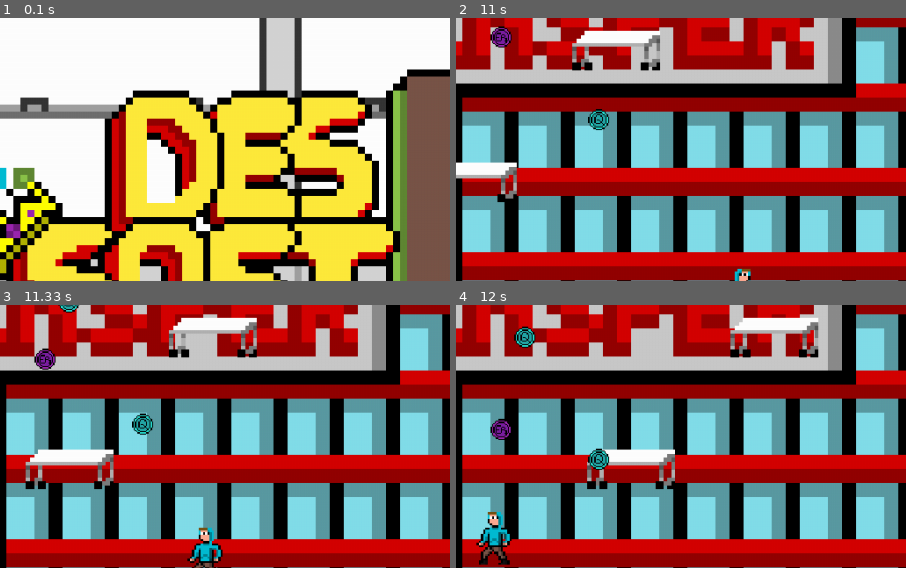
Above: before the commit, frames 1-4 (two rows, left to right).
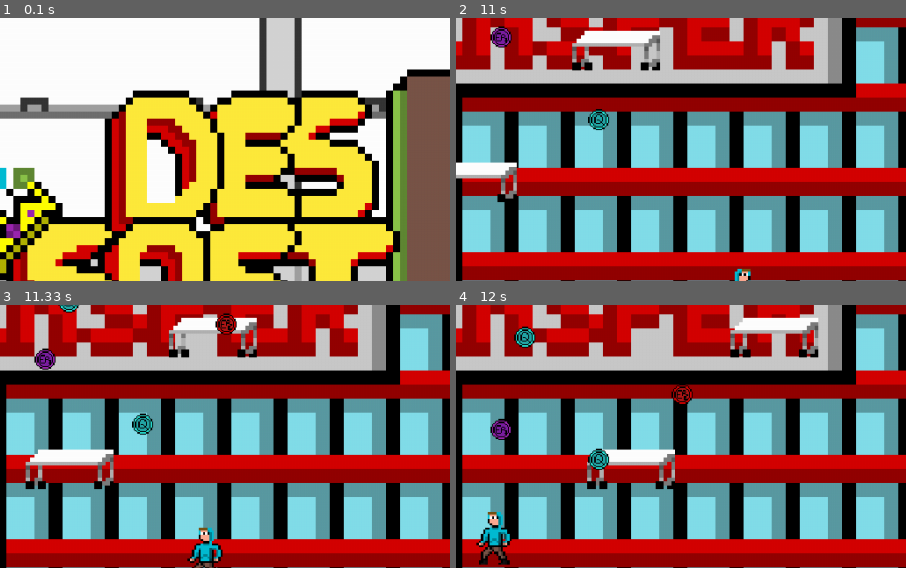
Above: after the commit, the same moments.

Repository: DeLucca990/Projeto_Final_Dsoft
Game: pygame game, started from jogo_pygame.py
The game is run twice, just before and just after one commit, with the same random seed, the same clock (stepped at 60 frames per second) and the same inputs.
Inputs:
- Up to frame 1 (0.1 s): no input
- Up to frame 2 (11 s): tap Space at 0.33, 0.77, 5.35, 5.65, 5.78, 6.08, 6.45, 6.75, 6.95, 7.25, 7.45, 7.75, 7.95, 8.25, 8.52, 8.82, 8.95, 9.25, 9.62, 9.92, 10.12, 10.42, 10.62, 10.92 s; tap 3 at 1.13 s; hold Right 3.6-4.68 s; hold Left 4.72-5.25 s; hold Left 5.28-5.68 s; hold Right 5.72-6.35 s; hold Left 6.38-6.85 s; hold Right 6.88-7.35 s; hold Right 7.38-7.85 s; hold Left 7.88-8.42 s; hold Left 8.45-8.85 s; hold Right 8.88-9.52 s; hold Left 9.55-10.02 s; hold Right 10.05-10.52 s; hold Right from 10.55 s (still down)
- Up to frame 3 (11.33 s): release Right at 11.02 s; hold Left from 11.05 s (still down); tap Space at 11.12 s
- Up to frame 4 (12 s): tap Space at 11.42, 11.68, 11.98 s; release Left at 11.58 s; hold Left from 11.62 s (still down)
The pictures show only the part of the screen within x 7-57%, y 14-64%; the shares and areas given below are measured in that part.

Frames 1-2 are identical in both runs. In frame 3, 0.3% of the frame differs, in the area x 47-53%, y 3-12%; in frame 4, 0.2%.

Commit message:
ee em 1000 pontos

Diff:
--- a/jogo_pygame.py
+++ b/jogo_pygame.py
@@ -239,8 +239,6 @@
     colisao_jogador_ep=pygame.sprite.spritecollide(jogador,grupo_de_ep,True,pygame.sprite.collide_mask)
     colisao_jogador_vida=pygame.sprite.spritecollide(jogador,grupo_de_monitores,True,pygame.sprite.collide_mask)
     colisao_jogador_mesa=pygame.sprite.spritecollide(jogador,grupo_de_plataforma,False)
-    for plat in grupo_de_plataforma:
-        colisao_ep_plat=pygame.sprite.spritecollide(plat,grupo_de_ep,True,pygame.sprite.collide_mask)
 
     #Colisão plataforma móvel:
     if colisao_jogador_mesa:
@@ -298,9 +296,10 @@
             vai_da_nao.play()
             nao = False
 
-    if pontos!=40:
+    #Easter egg
+    if pontos!=1000:
         isso=True
-    if pontos==40:
+    if pontos==1000:
         if isso==True:
             pelicas=Pelicano()
             grupo_de_ee.add(pelicas)
